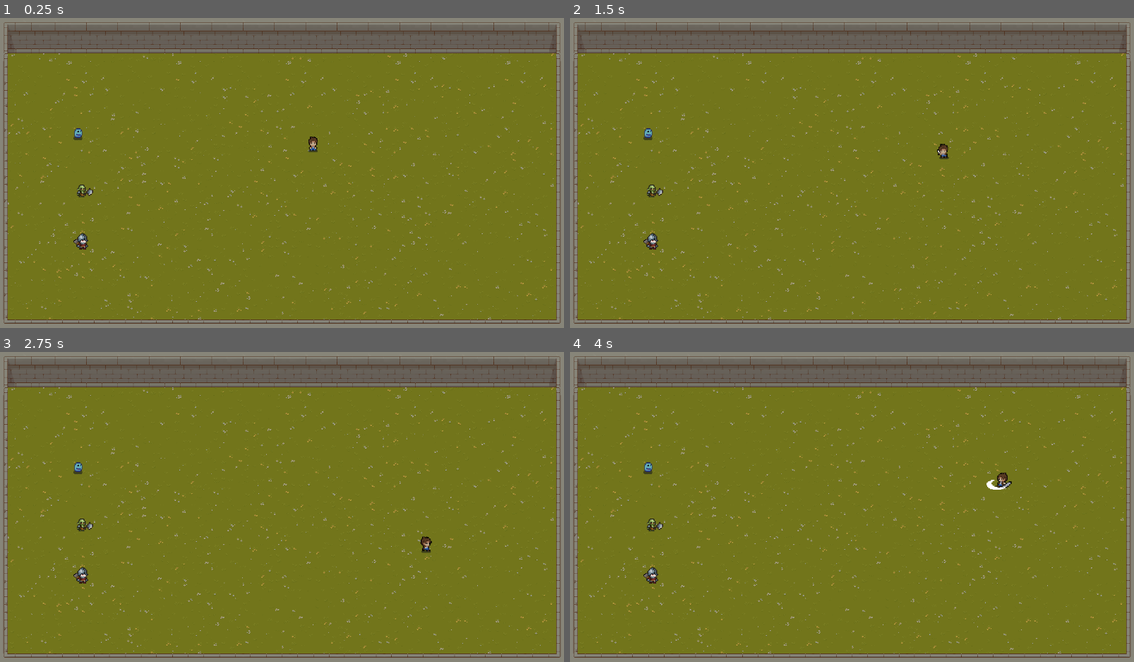
Above: before the commit, frames 1-4 (two rows, left to right).
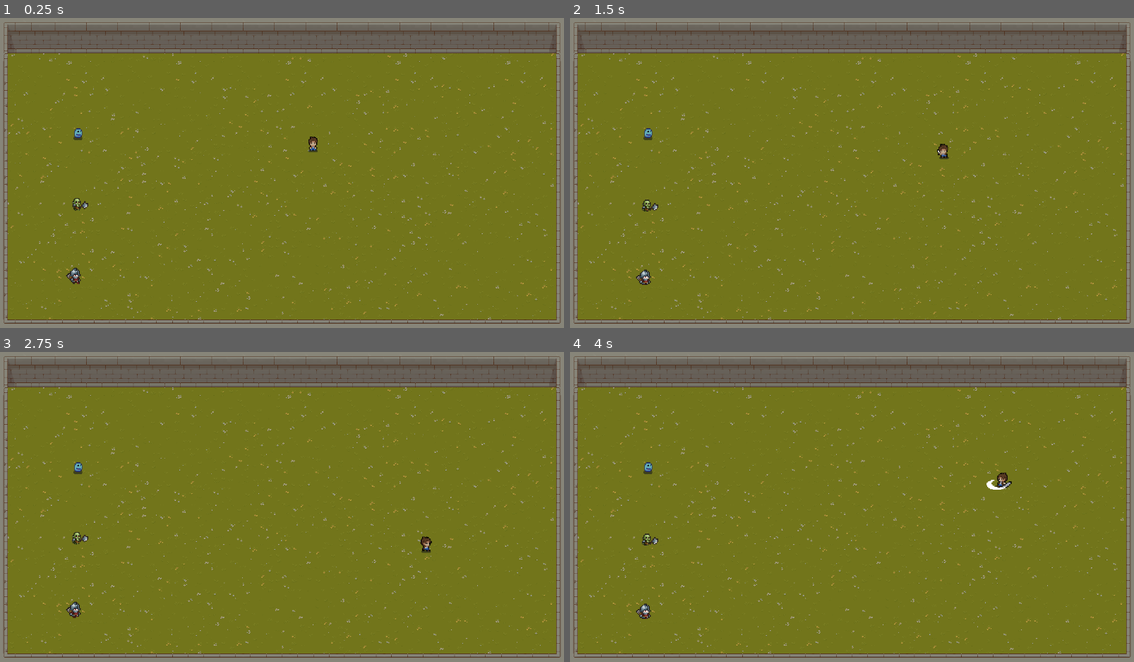
Above: after the commit, the same moments.

Repository: Mfrank34/DungeonHeart
Game: Godot game, scene res://Scenes/room/room.tscn
Same seed, same stepped clock (60 frames per second), same inputs: the game is played once before the commit and once after it.
Inputs:
- Up to frame 1 (0.25 s): no input
- Up to frame 2 (1.5 s): tap Enter (ui_accept) at 0.5, 0.6, 0.77, 1.07, 1.35 s; hold Right (ui_right) 0.53-1.28 s; hold Down (ui_down) from 1.28 s (still down)
- Up to frame 3 (2.75 s): tap Enter (ui_accept) at 1.52, 1.82, 2.1 s; release Down (ui_down) at 2.03 s; hold Right (ui_right) from 2.03 s (still down)
- Up to frame 4 (4 s): release Right (ui_right) at 2.78 s; hold Up (ui_up) 2.78-3.53 s; tap Enter (ui_accept) at 2.85, 3.02, 3.32, 3.6, 3.77 s; hold Left (ui_left) from 3.53 s (still down)

The runs differ from the first frame. In frame 1, 0.3% of the frame differs, in the area x 11-17%, y 53-86%; in frame 2, 0.3%; in frame 3, 0.3%; in frame 4, 0.3%.

Commit message:
uodate
bug fix

Diff:
--- a/Scenes/enemy/enemy_1.tscn
+++ b/Scenes/enemy/enemy_1.tscn
@@ -158,15 +158,14 @@
 wait_time = 0.7
 
 [node name="DetectionArea" type="Area2D" parent="."]
-visible = false
 position = Vector2(0, -5)
 collision_layer = 2
 collision_mask = 2
 
 [node name="DetectionZone" type="CollisionShape2D" parent="DetectionArea"]
-position = Vector2(0, 1)
+position = Vector2(0, -1)
 shape = SubResource("CircleShape2D_2uxcs")
-debug_color = Color(0.618349, 0.821655, 0.891395, 0.42)
+debug_color = Color(0.400629, 0.857094, 0.954781, 0.42)
 
 [node name="Enemy_HitBox" type="Area2D" parent="."]
 position = Vector2(50, -15)
@@ -174,7 +173,7 @@
 collision_mask = 2
 
 [node name="Attack" type="CollisionShape2D" parent="Enemy_HitBox"]
-position = Vector2(-50, 7)
+position = Vector2(-50, 10)
 shape = SubResource("CircleShape2D_5tp6k")
 debug_color = Color(0.735356, 0.742409, 0.750494, 0.42)
 
--- a/Scenes/enemy/enemy_2.tscn
+++ b/Scenes/enemy/enemy_2.tscn
@@ -205,7 +205,7 @@
 [sub_resource type="CircleShape2D" id="CircleShape2D_5tp6k"]
 radius = 43.0116
 
-[node name="Enemy_2" type="CharacterBody2D"]
+[node name="Enemy" type="CharacterBody2D"]
 collision_layer = 2
 collision_mask = 2
 script = ExtResource("1_b6n7j")
@@ -225,7 +225,6 @@
 [node name="Timer" type="Timer" parent="."]
 
 [node name="DetectionArea" type="Area2D" parent="."]
-visible = false
 position = Vector2(0, -5)
 collision_layer = 2
 collision_mask = 2
--- a/Scenes/enemy/enemy_3.tscn
+++ b/Scenes/enemy/enemy_3.tscn
@@ -206,7 +206,7 @@
 [sub_resource type="CircleShape2D" id="CircleShape2D_5tp6k"]
 radius = 32.0
 
-[node name="Enemy_3" type="CharacterBody2D"]
+[node name="Enemy" type="CharacterBody2D"]
 collision_layer = 2
 collision_mask = 2
 script = ExtResource("1_7ka4c")
@@ -224,13 +224,12 @@
 [node name="Timer" type="Timer" parent="."]
 
 [node name="DetectionArea" type="Area2D" parent="."]
-visible = false
 position = Vector2(0, -5)
 collision_layer = 2
 collision_mask = 2
 
 [node name="DetectionZone" type="CollisionShape2D" parent="DetectionArea"]
-position = Vector2(0, 1)
+position = Vector2(0, 5)
 shape = SubResource("CircleShape2D_2uxcs")
 debug_color = Color(0.618349, 0.821655, 0.891395, 0.42)
 
--- a/Scenes/player.tscn
+++ b/Scenes/player.tscn
@@ -418,7 +418,7 @@
 height = 26.0
 
 [sub_resource type="CircleShape2D" id="CircleShape2D_vkfq8"]
-radius = 23.0217
+radius = 62.2013
 
 [node name="Player" type="CharacterBody2D"]
 collision_layer = 2
--- a/Scenes/room/room.tscn
+++ b/Scenes/room/room.tscn
@@ -1363,6 +1363,8 @@
 sources/1 = SubResource("TileSetAtlasSource_4fqhd")
 
 [node name="Room" type="Node2D"]
+light_mask = 2
+visibility_layer = 2
 metadata/_edit_horizontal_guides_ = [-207.0]
 
 [node name="Camera2D" type="Camera2D" parent="."]
@@ -1384,15 +1386,11 @@
 [node name="Enemy" parent="." instance=ExtResource("8_4iblh")]
 position = Vector2(-417, -64)
 
-[node name="Enemy_2" parent="." instance=ExtResource("9_ojh4s")]
-position = Vector2(-407, 149)
-scale = Vector2(0.996291, 1.01463)
-slide_on_ceiling = false
-script = null
-
-[node name="Enemy_3" parent="." instance=ExtResource("10_ilpkg")]
-position = Vector2(-410, 42)
-script = null
+[node name="Enemy2" parent="." instance=ExtResource("9_ojh4s")]
+position = Vector2(-422, 221)
+
+[node name="Enemy3" parent="." instance=ExtResource("10_ilpkg")]
+position = Vector2(-420, 71)
 
 [node name="Player" parent="." instance=ExtResource("10_jghof")]
 position = Vector2(64, -60)
--- a/Script/enemy_1.gd
+++ b/Script/enemy_1.gd
@@ -58,7 +58,7 @@
 		var timeout = %Timer
 		cooldown = false
 		# code on how much the player damage is taking.
-		Global.player_health = 5
+
 		print ("current global health | ", Global.Player_Health)
 		$AnimatedSprite2D.play("Attack")
 		timeout.start()
